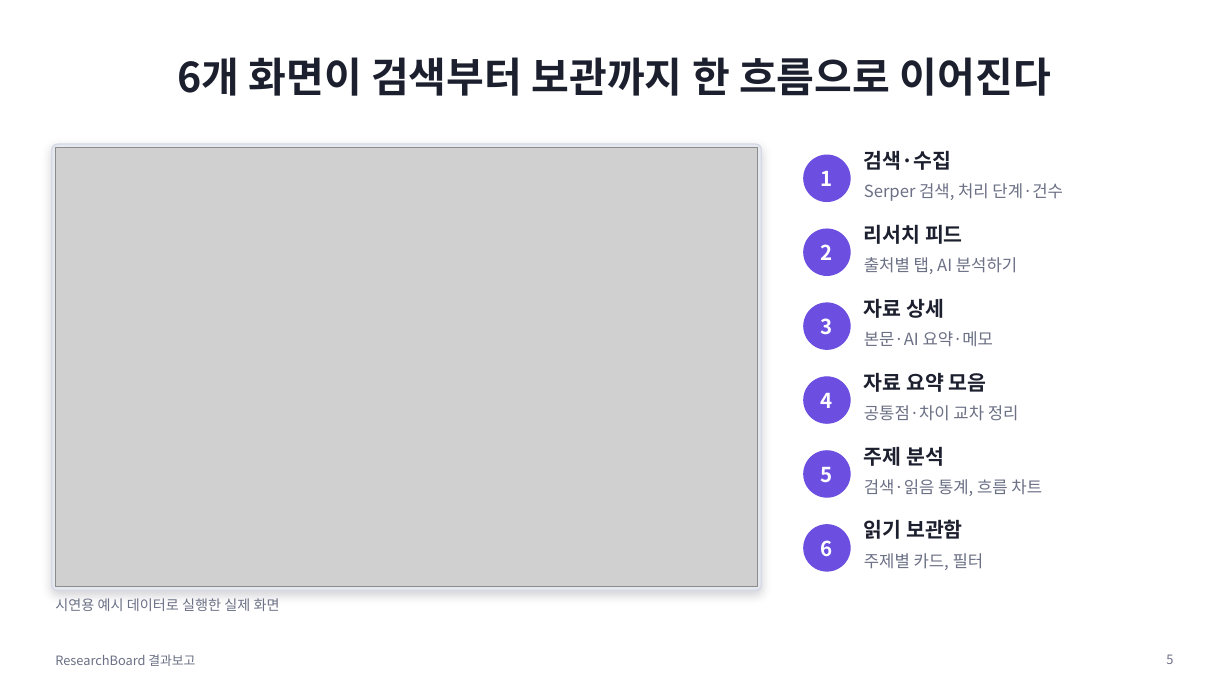
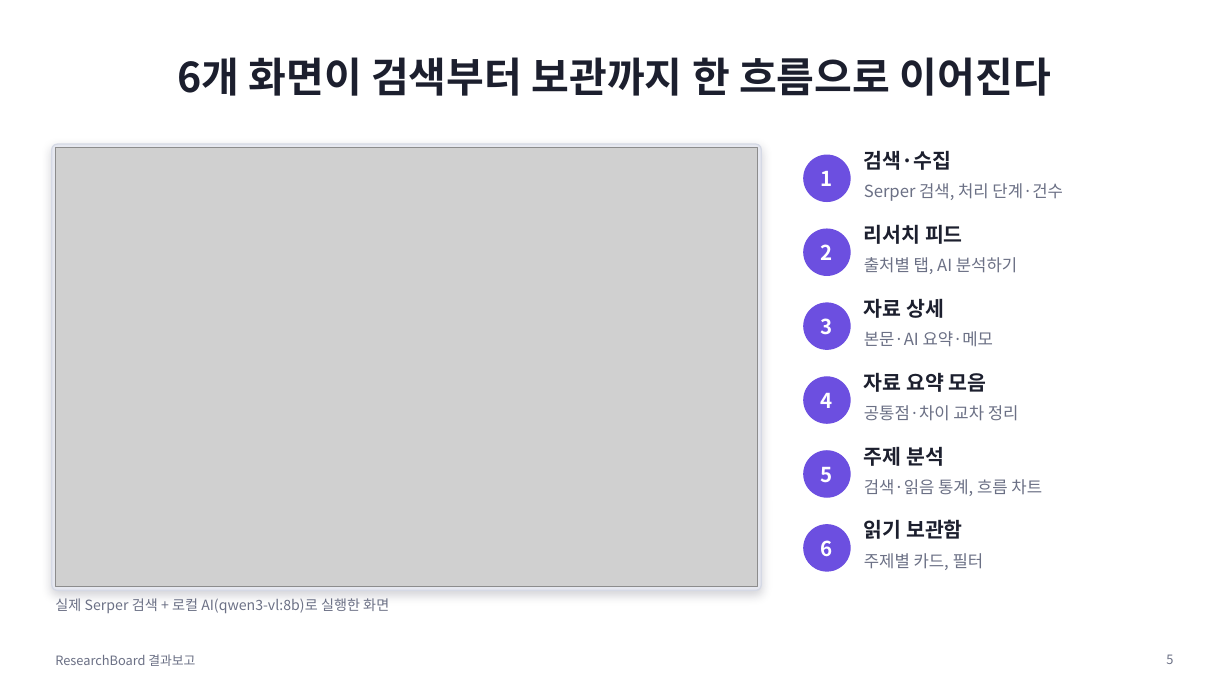
Before and after one commit to PKJUN07/dongyang-research-project, a slide deck: slide 5 of docs/최종발표/ResearchBoard_결과보고서.pptx. Drawn at 1232x693 pixels with LibreOffice and Linux fonts; fonts in the diff are those of the drawing; grey boxes stand for pictures. Boxes give left, top, right and bottom in pixels: in the first picture for what was removed or moved away, otherwise in the second. Text is boxed around its words. In the diff, an @@ line names an element or a change of style, - is before the commit and + after.

```diff
--- a/docs/최종발표/ResearchBoard_결과보고서.pptx
+++ b/docs/최종발표/ResearchBoard_결과보고서.pptx
@@ text at <box>55,598,389,613</box>: text changed @@
-시연용 예시 데이터로 실행한 실제 화면
+실제 Serper 검색 + 로컬 AI(qwen3-vl:8b)로 실행한 화면
```
Also in this commit, not shown: 4 other slides changed, 15 other files.
